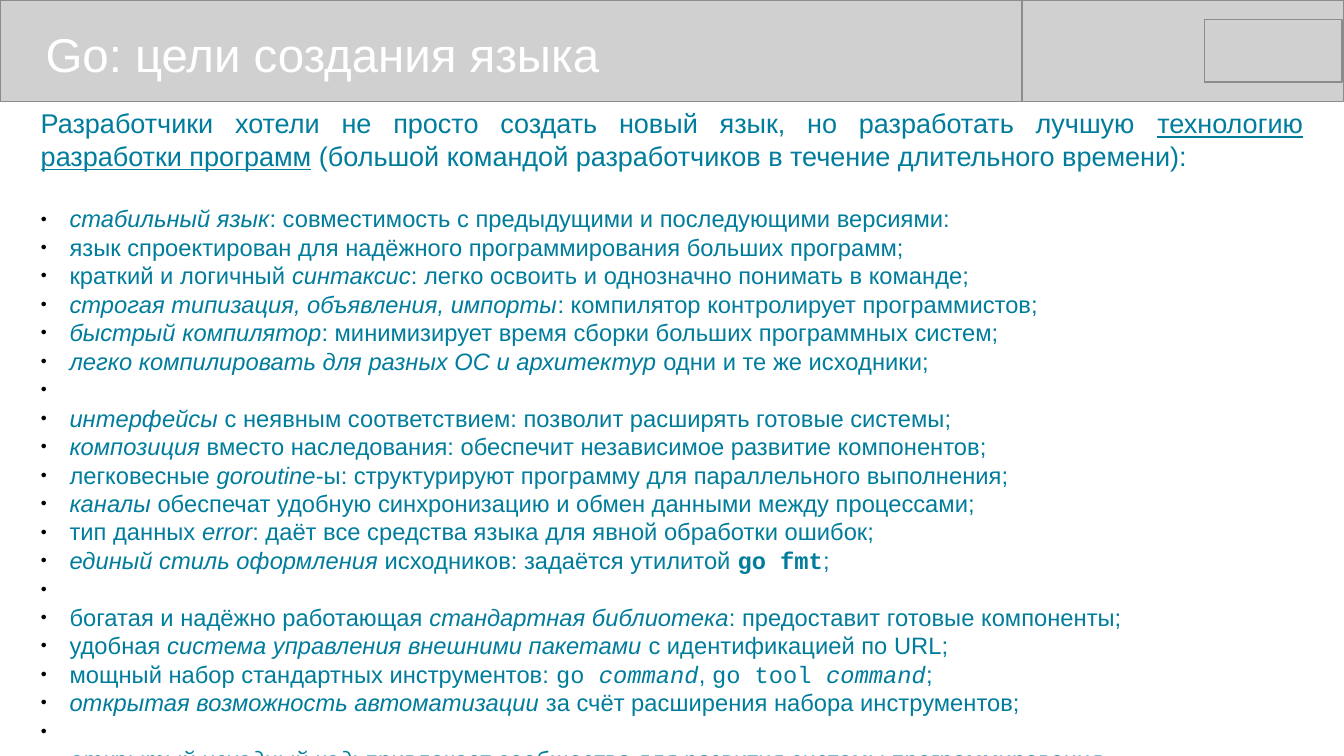
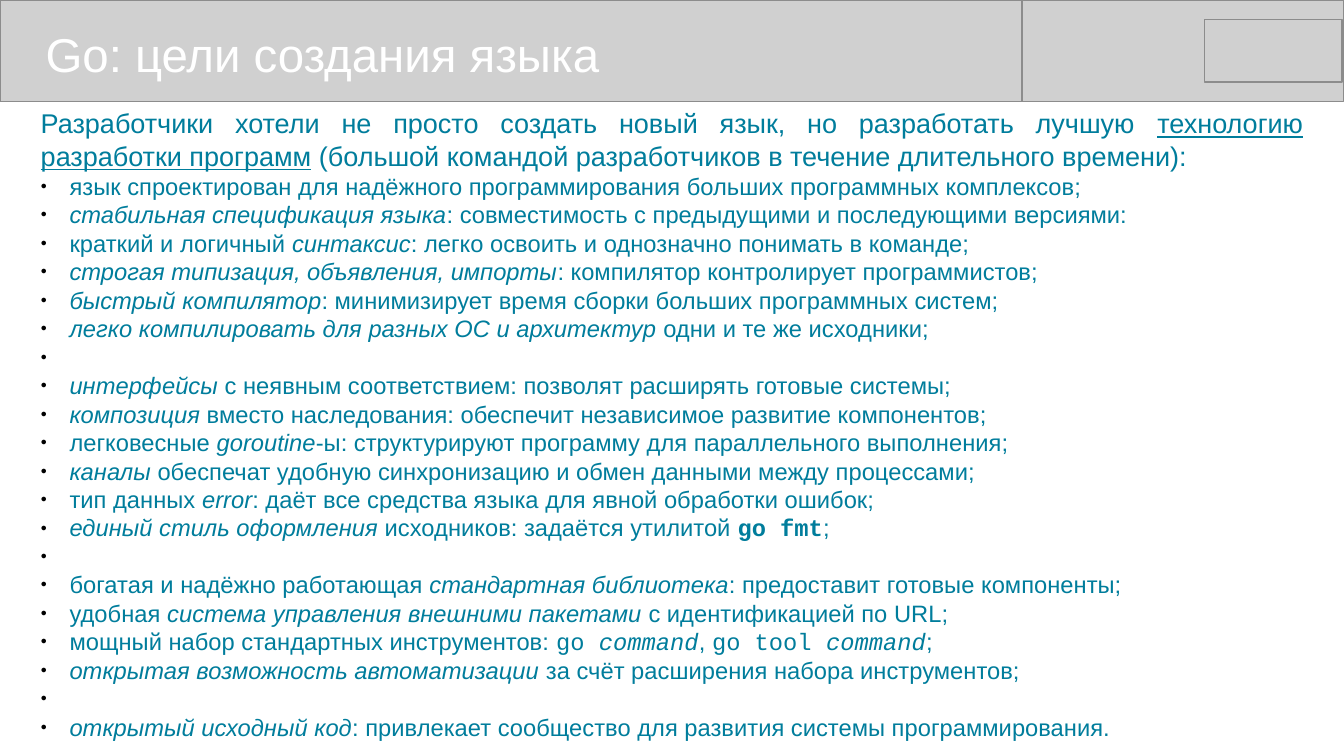
Before and after one commit to mike-shock/Go_language, a slide deck: slide 5 of Go_Review.odp. Drawn at 1344x756 pixels with LibreOffice and Linux fonts; fonts in the diff are those of the drawing; grey boxes stand for pictures. Boxes give left, top, right and bottom in pixels: in the first picture for what was removed or moved away, otherwise in the second. Text is boxed around its words. In the diff, an @@ line names an element or a change of style, - is before the commit and + after.

```diff
--- a/Go_Review.odp
+++ b/Go_Review.odp
@@ text at [70, 177, 1127, 228]: text changed @@
-● стабильный язык: совместимость с предыдущими и последующими версиями:
-● язык спроектирован для надёжного программирования больших программ;
+● язык спроектирован для надёжного программирования больших программных комплексов;
+● стабильная спецификация языка: совместимость с предыдущими и последующими версиями:
@@ text at [70, 376, 951, 399]: text changed @@
-● интерфейсы с неявным соответствием: позволит расширять готовые системы;
+● интерфейсы с неявным соответствием: позволят расширять готовые системы;
```
Also in this commit, not shown: 7 other slides changed, 1 slide added, 2 other files.
